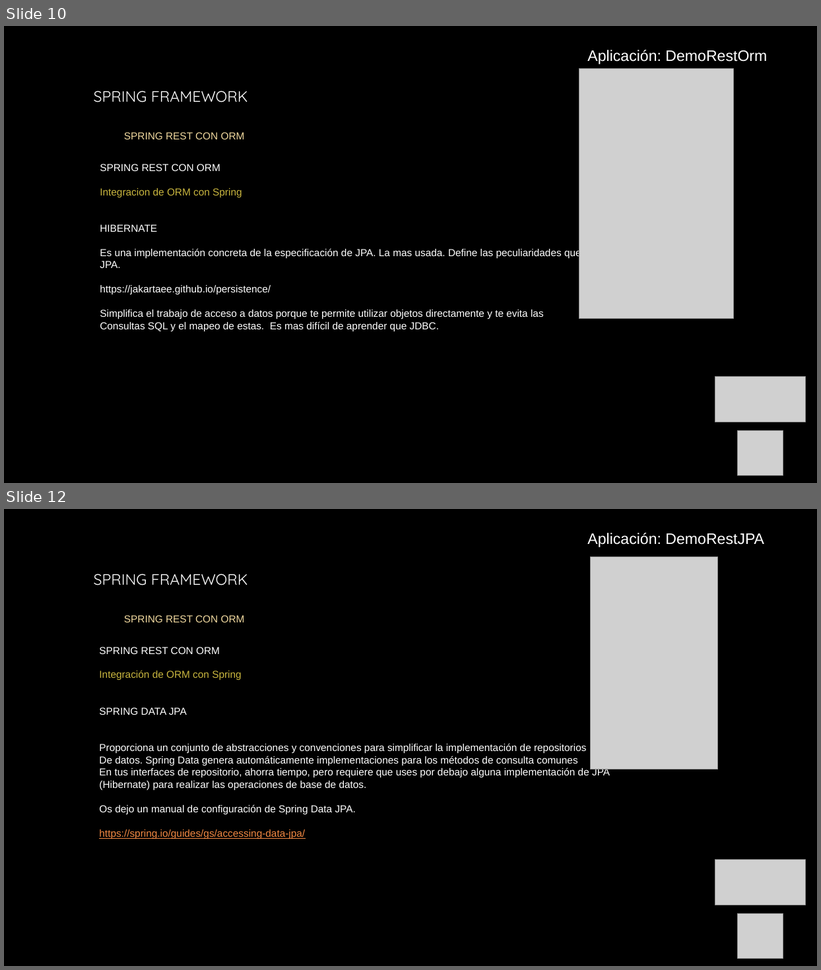
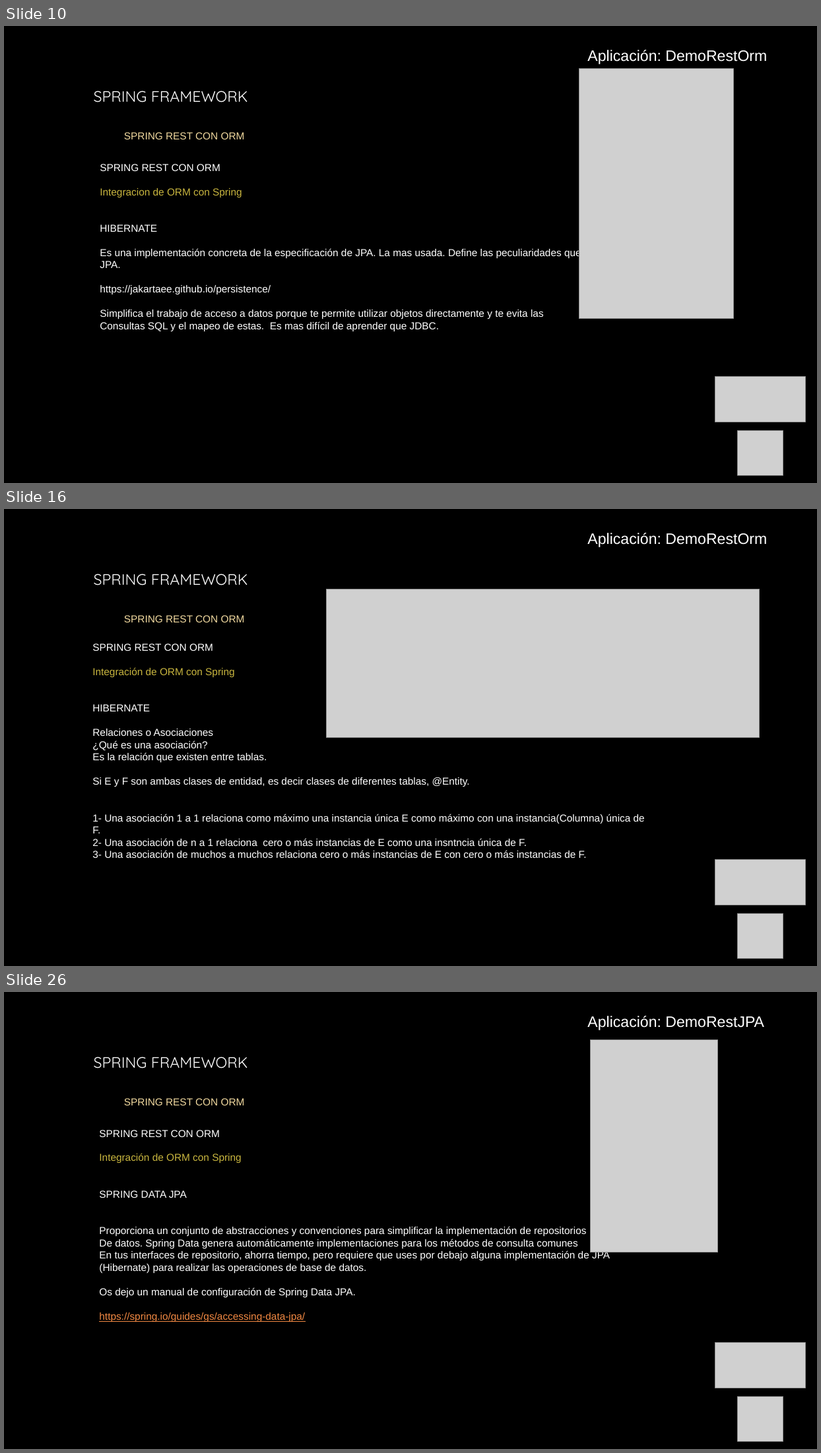
Before and after one commit to AntonioPardoRuiz/cursoSpring, a slide deck: Unidad 13- Spring Rest con ORM.pptx. Shown one above the other, each under a label of ours: slides 10 and 12 before the commit, slides 10, 16 and 26 after it; the slides between them are not shown. The pictures are 821x970 and 821x1453 pixels, drawn with LibreOffice and Linux fonts; fonts in the diff are those of the drawing; grey boxes stand for pictures; background and template pictures are left out. Boxes give left, top, right and bottom in pixels: in the first picture for what was removed or moved away, otherwise in the second. Text is boxed around its words. In the diff, an @@ line names an element or a change of style, - is before the commit and + after.

Commit message:
Añadimos nueva funcionalidad de Hibernate

```diff
--- a/Unidad 13- Spring Rest con ORM.pptx
+++ b/Unidad 13- Spring Rest con ORM.pptx
@@ slide 16 added at box(4, 509, 817, 966), background picture (left out) @@
@@ text added at box(587, 533, 767, 547), 18 pt, text #FFFFFF @@
+  Aplicación: DemoRestOrm
@@ text added at box(94, 574, 248, 623), 12 pt, text #F1D99F @@
+SPRING FRAMEWORK
+  SPRING REST CON ORM
@@ picture added at box(327, 589, 760, 738) @@
@@ text added at box(92, 644, 645, 858), 12 pt, text #FFFFFF @@
+  SPRING REST CON ORM
+  Integración de ORM con Spring
+  HIBERNATE
+  Relaciones o Asociaciones
+  ¿Qué es una asociación?
+  Es la relación que existen entre tablas.
+  Si E y F son ambas clases de entidad, es decir clases de diferentes tablas, @Entity.
+  1- Una asociación 1 a 1 relaciona como máximo una instancia única E como máximo con una instancia(Columna) única de F.
+  2- Una asociación de n a 1 relaciona cero o más instancias de E como una insntncia única de F.
+  3- Una asociación de muchos a muchos relaciona cero o más instancias de E con cero o más instancias de F.
@@ picture added at box(715, 860, 805, 906) @@
@@ picture added at box(738, 914, 783, 959) @@
@@ what was slide 12 is now slide 26 @@
```
Also in this commit, not shown: 3 slides changed, 15 other slides added, 17 other files.
